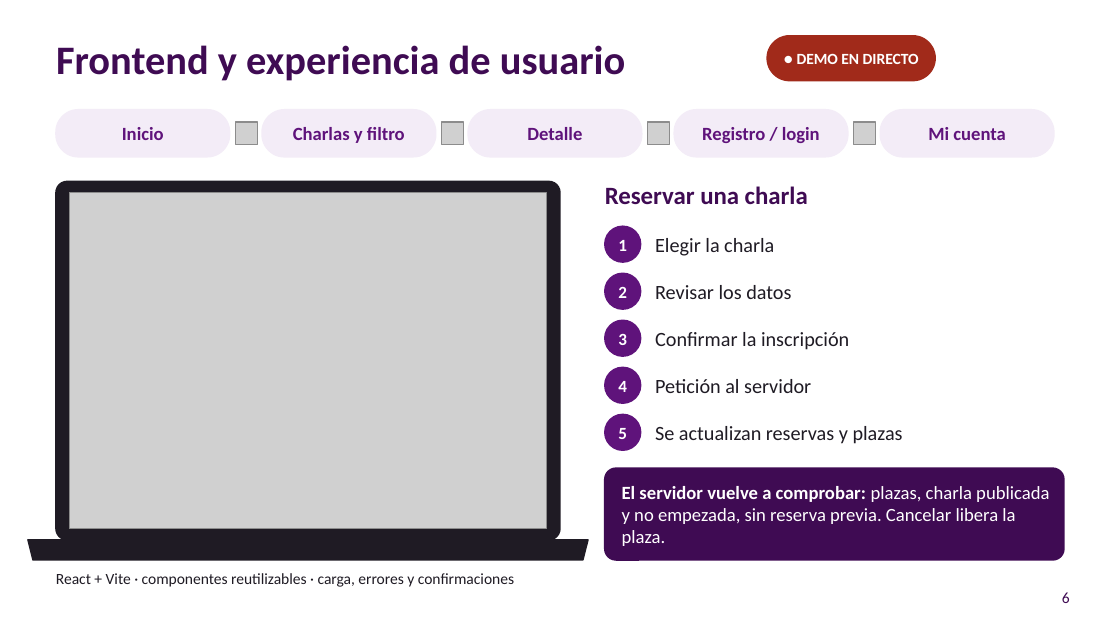
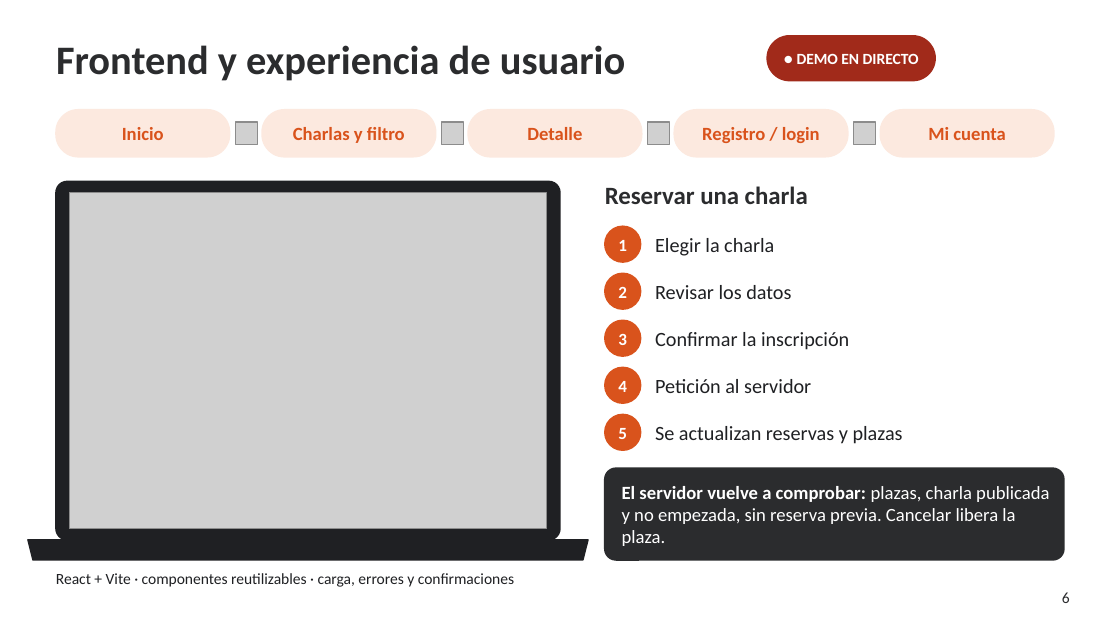
Before and after one commit to pablopedron/SABITECH, a slide deck: slide 6 of documents/Presentacion/07_2_DAW_Intermodular_1Evaluacion_SABITECH_WEB_Presentacion.pptx. Drawn at 1120x630 pixels with LibreOffice and Linux fonts; fonts in the diff are those of the drawing; grey boxes stand for pictures; background and template pictures are left out. Boxes give left, top, right and bottom in pixels: in the first picture for what was removed or moved away, otherwise in the second. Text is boxed around its words. In the diff, an @@ line names an element or a change of style, - is before the commit and + after.

```diff
--- a/documents/Presentacion/07_2_DAW_Intermodular_1Evaluacion_SABITECH_WEB_Presentacion.pptx
+++ b/documents/Presentacion/07_2_DAW_Intermodular_1Evaluacion_SABITECH_WEB_Presentacion.pptx
@@ text colour #5F137B to #D9531C in 5 elements at box(122, 127, 164, 140), box(293, 127, 405, 143), box(527, 127, 582, 140), box(702, 127, 820, 143), box(928, 127, 1005, 140) @@
@@ fill #F3ECF7 to #FCE9DF; outline #F3ECF7 1 pt to #FCE9DF 1 pt in 5 elements at box(56, 110, 230, 157), box(262, 110, 436, 157), box(468, 110, 642, 157), box(674, 110, 848, 157), box(880, 110, 1054, 157) @@
@@ fill #5F137B to #D9531C; outline #5F137B 1 pt to #D9531C 1 pt in 5 elements at box(605, 226, 641, 262), box(605, 273, 641, 309), box(605, 320, 641, 356), box(605, 367, 641, 403), box(605, 414, 641, 450) @@
@@ rounded rectangle at box(605, 468, 1064, 560): fill #3F0B53 to #2B2C2E; outline #3F0B53 1 pt to #2B2C2E 1 pt @@
@@ text colour #3F0B53 to #2B2C2E in 3 elements at box(56, 45, 625, 81), box(605, 186, 808, 204), box(1062, 592, 1070, 603) @@
```
Also in this commit, not shown: 14 other slides changed.
